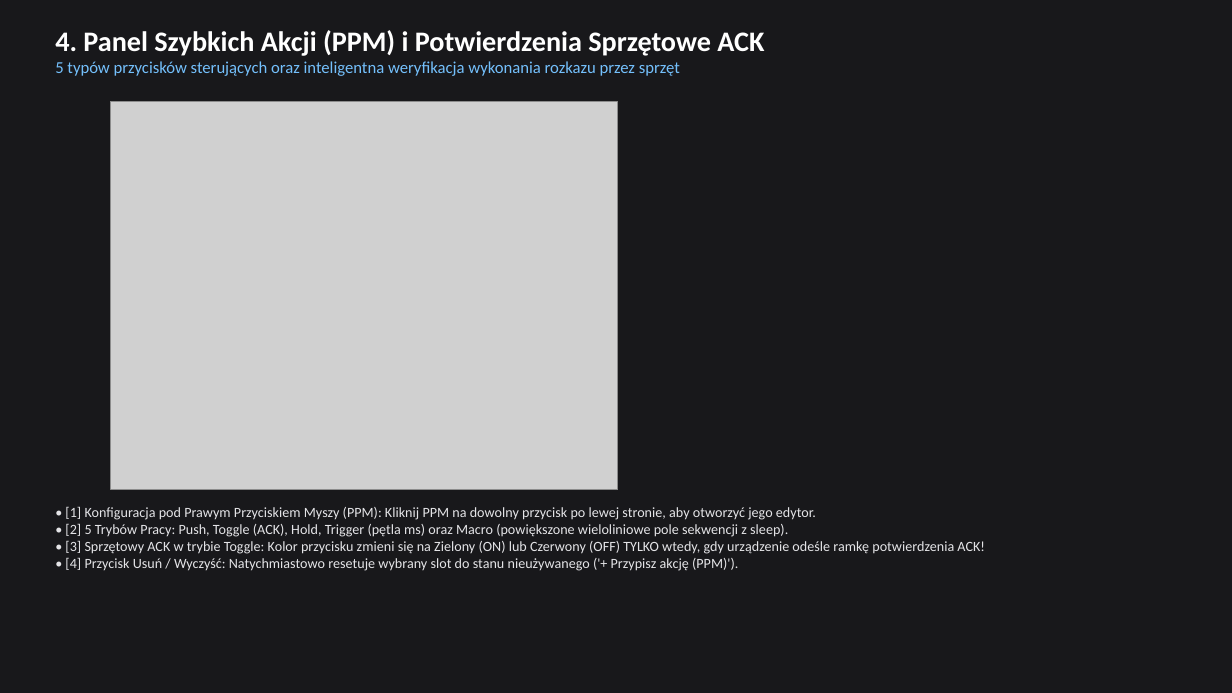
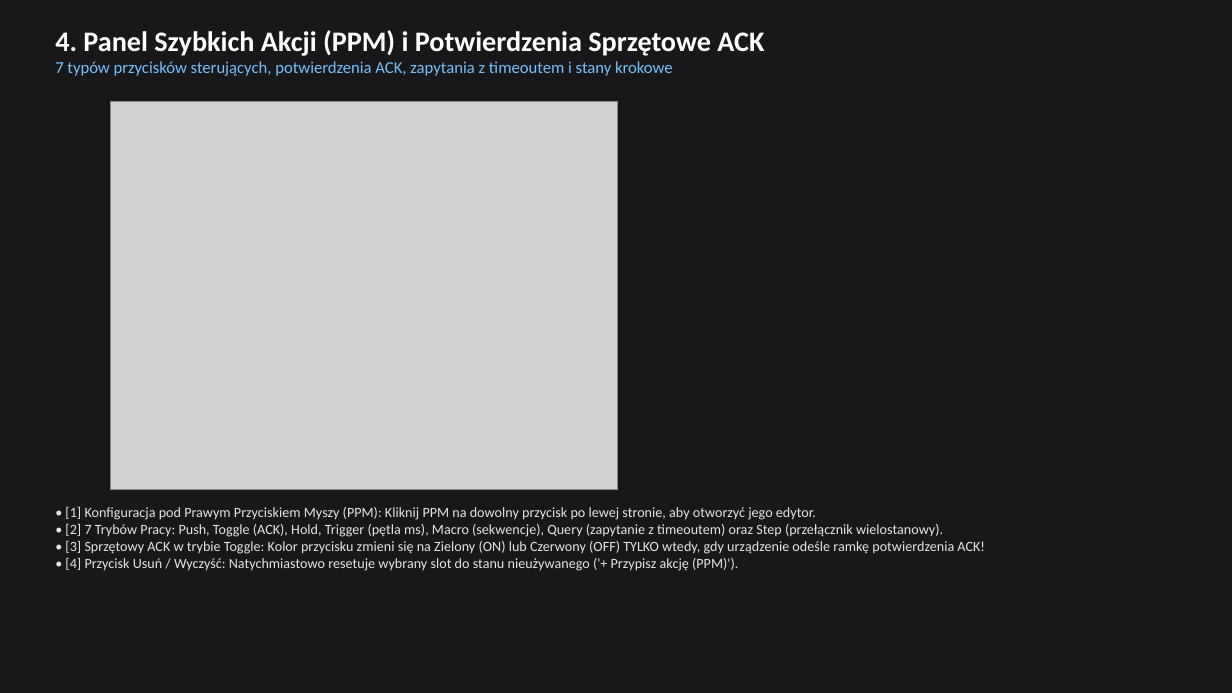
Before and after one commit to hymix/serial_commander, a slide deck: slide 4 of build_docs/Serial_Commander_Prezentacja.pptx. Drawn at 1232x693 pixels with LibreOffice and Linux fonts; fonts in the diff are those of the drawing; grey boxes stand for pictures. Boxes give left, top, right and bottom in pixels: in the first picture for what was removed or moved away, otherwise in the second. Text is boxed around its words. In the diff, an @@ line names an element or a change of style, - is before the commit and + after.

Commit message:
feat(v1.8.0): akcje Query i Step, liczniki {CNT}, przycisk Stop oraz aktualizacja dokumentacji
- Typ przycisku Query (Request-Response z timeoutem i pomiarem czasu w ms)
- Typ przycisku Step (przełącznik wielostanowy z tabelą kroków)
- Dynamiczne liczniki kroczące {CNT} i {SEQ} z pomocnikiem szablonów i walidatorem CAN
- Przycisk Stop (N) zatrzymujący wszystkie aktywne pętle Trigger
- Aktualizacja INSTRUKCJA.md, build_docs.py (slajdy 12-13) oraz dołączenie zrzutów ekranu

```diff
--- a/build_docs/Serial_Commander_Prezentacja.pptx
+++ b/build_docs/Serial_Commander_Prezentacja.pptx
@@ text at [55,61,673,76]: text changed @@
-5 typów przycisków sterujących oraz inteligentna weryfikacja wykonania rozkazu przez sprzęt
+7 typów przycisków sterujących, potwierdzenia ACK, zapytania z timeoutem i stany krokowe
@@ text at [65,523,943,537]: text changed @@
-• [2] 5 Trybów Pracy: Push, Toggle (ACK), Hold, Trigger (pętla ms) oraz Macro (powiększone wieloliniowe pole sekwencji z sleep).
+• [2] 7 Trybów Pracy: Push, Toggle (ACK), Hold, Trigger (pętla ms), Macro (sekwencje), Query (zapytanie z timeoutem) oraz Step (przełącznik wielostanowy).
```
Also in this commit, not shown: 4 other slides changed, 1 slide added, 9 other files.
